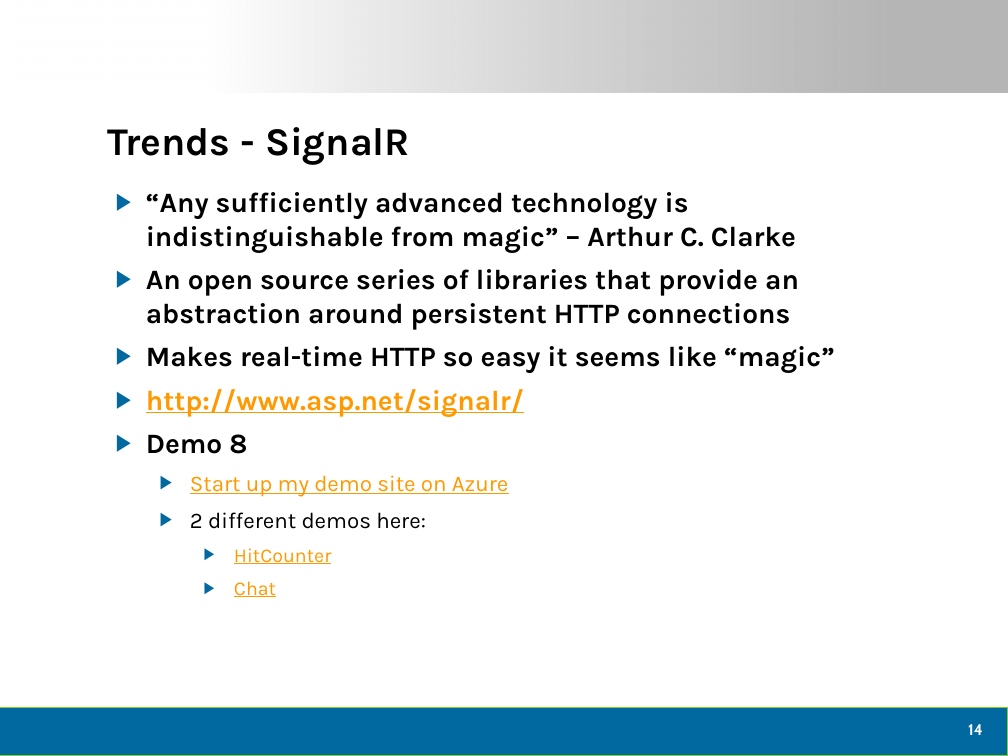
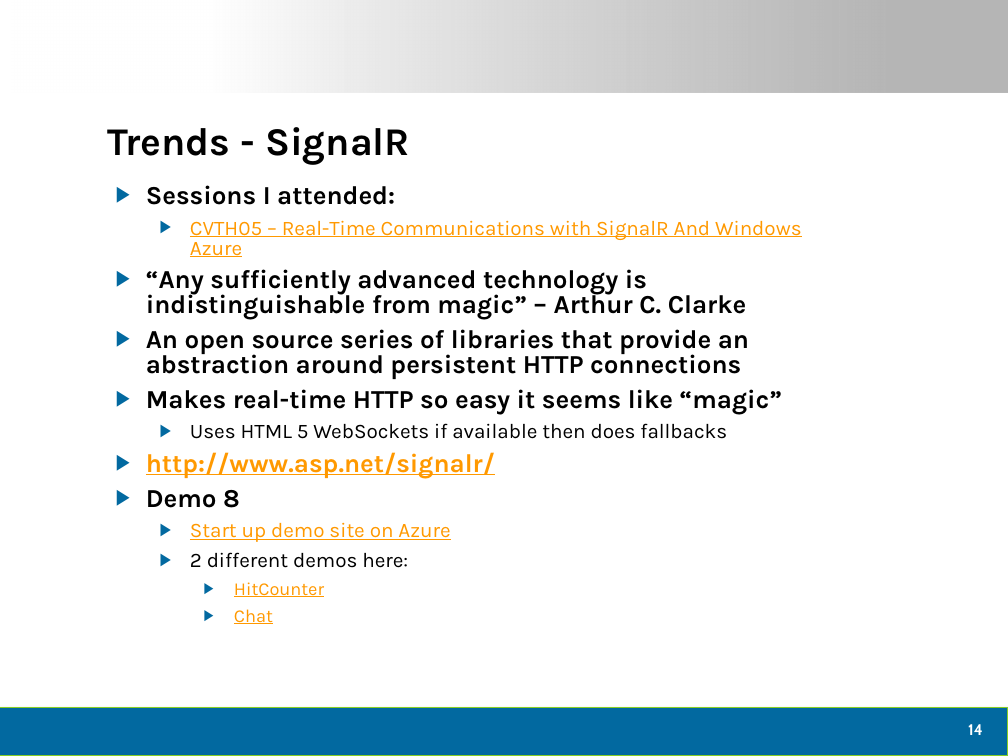
Before and after one commit to dtomyn/HTML5Demo1, a slide deck: slide 15 of Docs/2012 - Live360 Event Review (NEWER).pptx. Drawn at 1008x756 pixels with LibreOffice and Linux fonts; fonts in the diff are those of the drawing; background and template pictures are left out. Boxes give left, top, right and bottom in pixels: in the first picture for what was removed or moved away, otherwise in the second. Text is boxed around its words. In the diff, an @@ line names an element or a change of style, - is before the commit and + after.

```diff
--- a/Docs/2012 - Live360 Event Review (NEWER).pptx
+++ b/Docs/2012 - Live360 Event Review (NEWER).pptx
@@ text at (x1=146, y1=185, x2=802, y2=257): paragraphs added @@
+▶ Sessions I attended:
+  ▶ CVTH05 – Real-Time Communications with SignalR And Windows Azure
@@ text at (x1=146, y1=269, x2=782, y2=624): size 20 to 18.5 pt in "“Any sufficiently advanced technology is indistinguishable f ...", "An open source series of libraries that ...", "Makes real-time HTTP so easy it seems ...", "http://www.asp.net/signalr/" and 1 more places; size 16 to 14.8 pt in "2 different demos here:"; size 14 to 12.9 pt in "HitCounter", "Chat"; line spacing 1 to 0.8 @@
@@ text at (x1=190, y1=423, x2=727, y2=439): paragraph added @@
+  ▶ Uses HTML 5 WebSockets if available then does fallbacks
@@ text at (x1=190, y1=523, x2=450, y2=542): text changed; size 16 to 14.8 pt @@
-  ▶ Start up my demo site on Azure
+  ▶ Start up demo site on Azure
```
Also in this commit, not shown: 12 other slides changed, 2 slides added, 3 other files.
